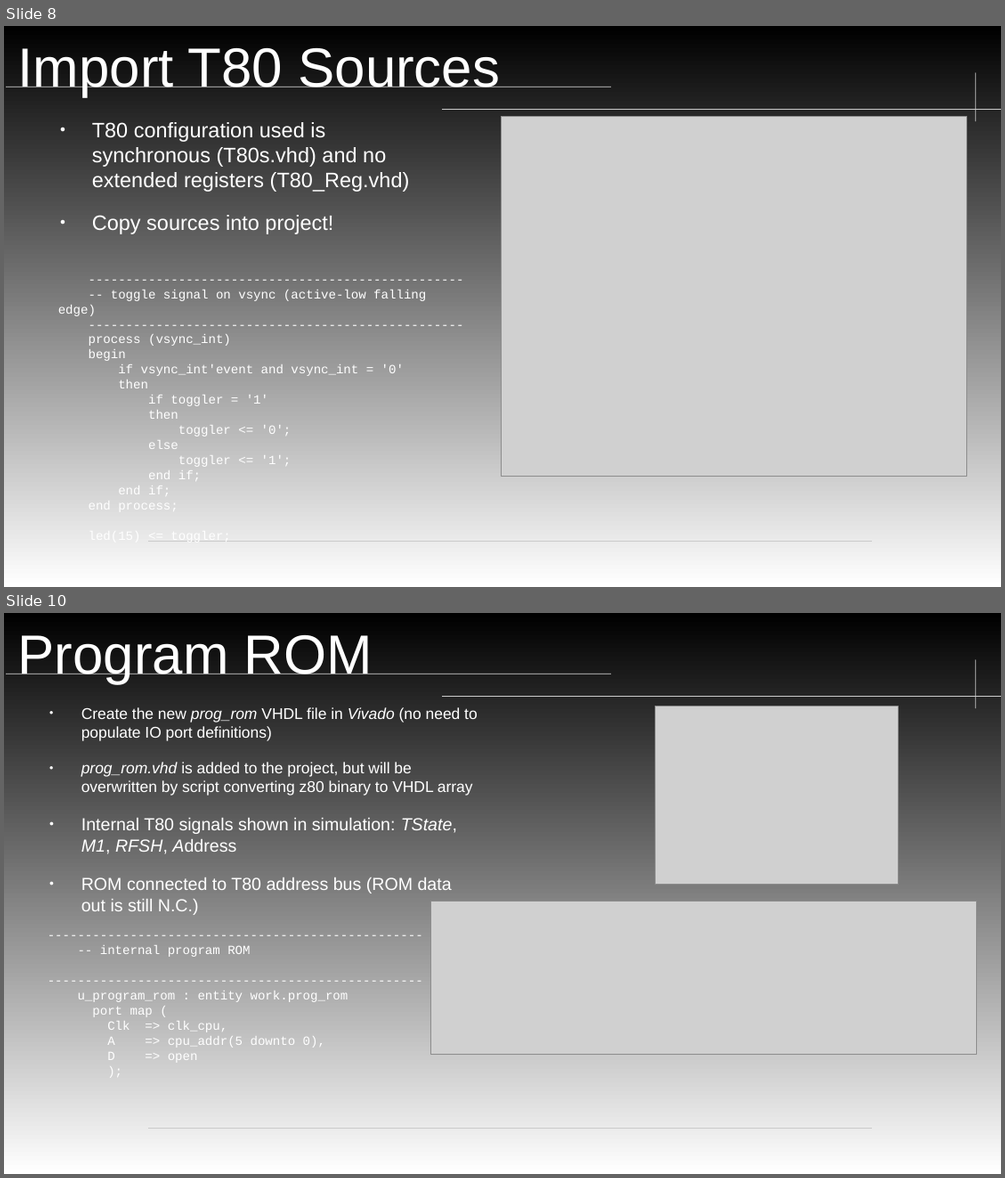
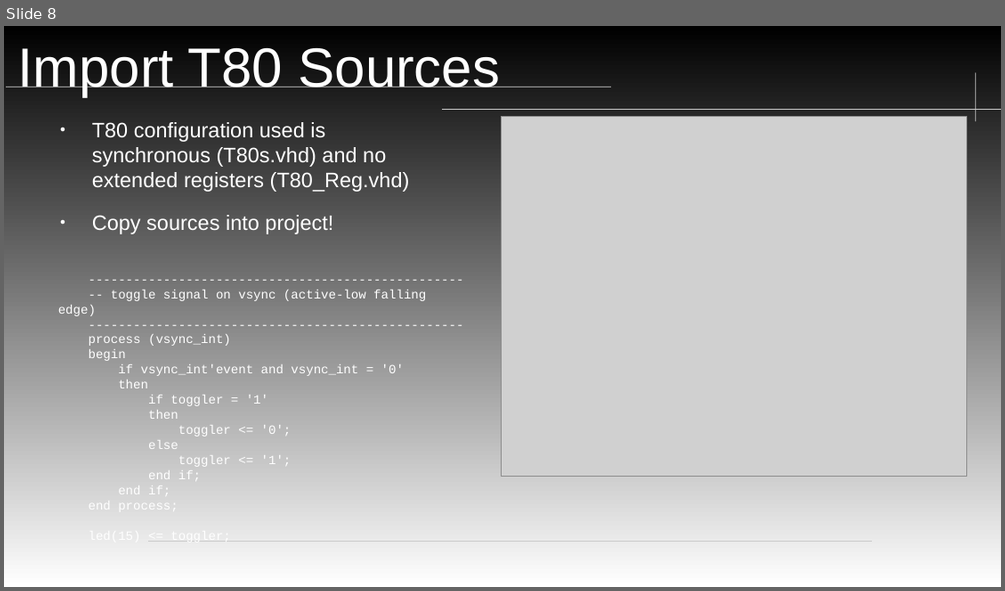
Before and after one commit to neiderm/retro_comp_fpga, a slide deck: docs/soc_t80_cpu_IRQ.odp. Shown one above the other, each under a label of ours: slides 8 and 10 before the commit, slide 8 after it; the slides between them are not shown. The pictures are 1005x1178 and 1005x591 pixels, drawn with LibreOffice and Linux fonts; fonts in the diff are those of the drawing; grey boxes stand for pictures; background and template pictures are left out. Boxes give left, top, right and bottom in pixels: in the first picture for what was removed or moved away, otherwise in the second. Text is boxed around its words. In the diff, an @@ line names an element or a change of style, - is before the commit and + after.

```diff
--- a/docs/soc_t80_cpu_IRQ.odp
+++ b/docs/soc_t80_cpu_IRQ.odp
@@ slide 10 removed at bbox=[4, 613, 1001, 1174], background gradient #FFFFFF to #000000; not listed: 4 template elements that a slide beside it also shows @@
@@ title removed at bbox=[18, 635, 372, 684] @@
-Program ROM
@@ text removed at bbox=[81, 707, 477, 893] @@
-● Create the new prog_rom VHDL file in Vivado (no need to populate IO port definitions)
-● prog_rom.vhd is added to the project, but will be overwritten by script converting z80 binary to VHDL array
-● Internal T80 signals shown in simulation: TState, M1, RFSH, Address
-● ROM connected to T80 address bus (ROM data out is still N.C.)
@@ picture removed at bbox=[655, 706, 898, 884] @@
@@ picture removed at bbox=[431, 901, 977, 1054] @@
@@ text removed at bbox=[78, 945, 348, 1060] @@
---------------------------------------------------
--- internal program ROM
---------------------------------------------------
-u_program_rom : entity work.prog_rom
-port map (
-Clk => clk_cpu,
-A => cpu_addr(5 downto 0),
-D => open
-);
```
Also in this commit, not shown: 4 slides changed, 4 other slides removed.
